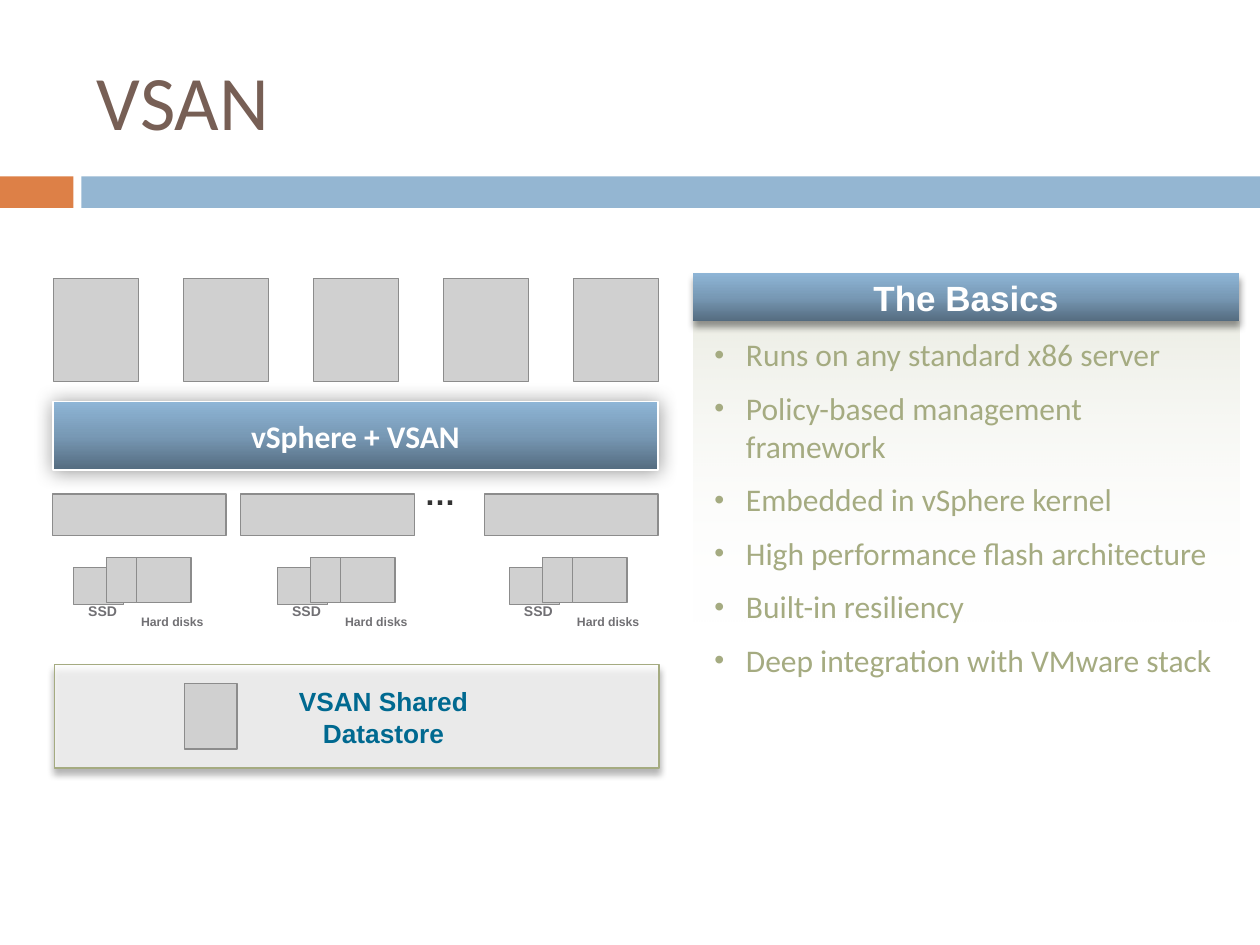
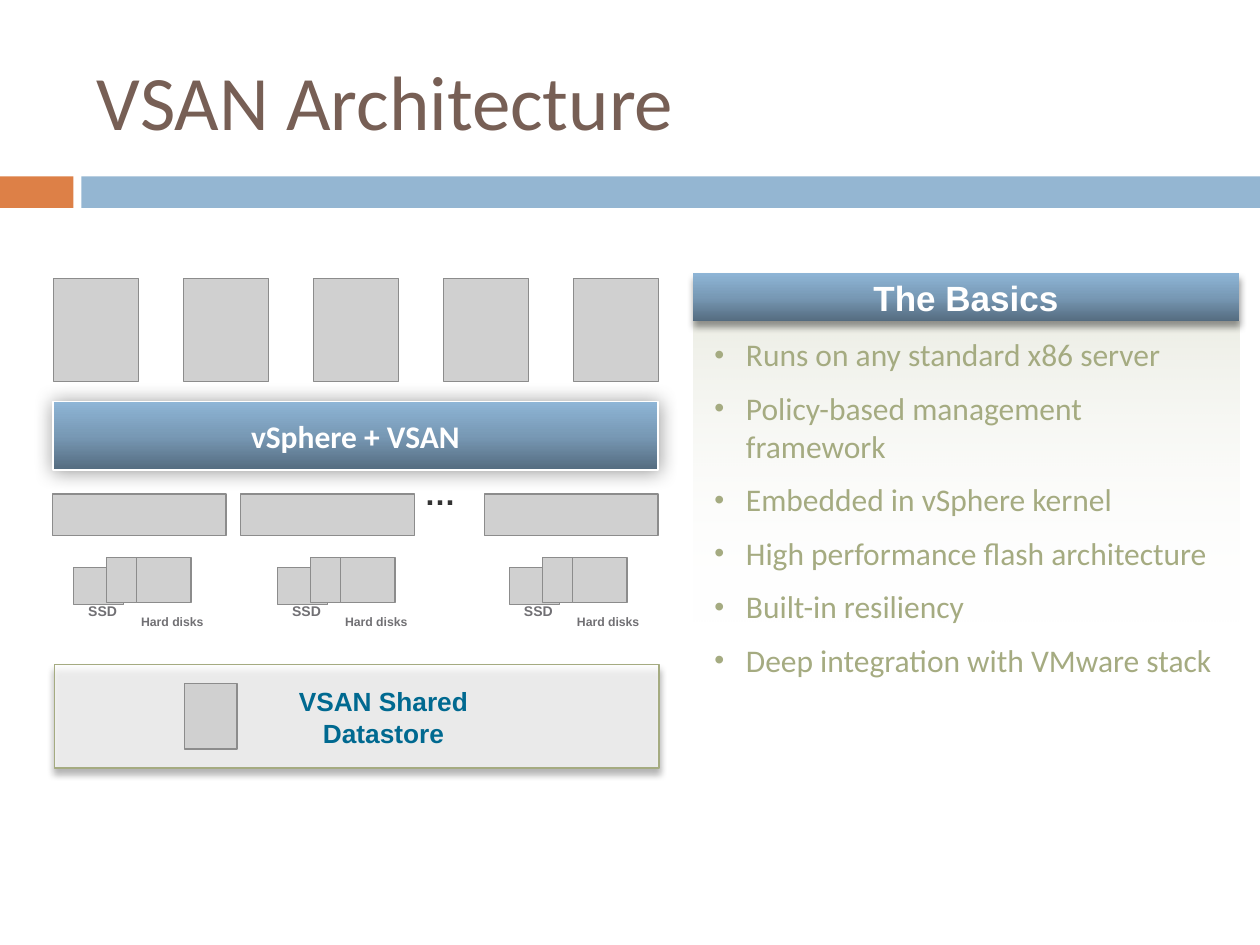
Before and after one commit to yangoliver/mydoc, a slide deck: slide 13 of slides/2016/vsan_toi_part1.pptx. Drawn at 1260x945 pixels with LibreOffice and Linux fonts; fonts in the diff are those of the drawing; grey boxes stand for pictures. Boxes give left, top, right and bottom in pixels: in the first picture for what was removed or moved away, otherwise in the second. Text is boxed around its words. In the diff, an @@ line names an element or a change of style, - is before the commit and + after.

```diff
--- a/slides/2016/vsan_toi_part1.pptx
+++ b/slides/2016/vsan_toi_part1.pptx
@@ title at [97,76,673,131]: text changed @@
-VSAN
+VSAN Architecture
```
Also in this commit, not shown: 3 other slides changed, 6 slides added, 1 other file.
